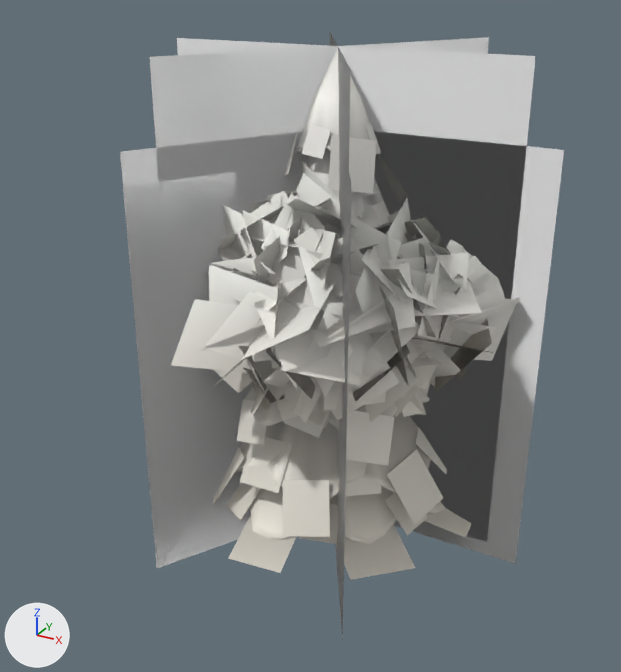
The glTF model dragonflyer/assets/arbres.glb, before and after one commit.
The view is the same before and after, from a camera (50 mm lens) standing at (10.41, -20.35, 15.08) and looking at (-0.42, -0.67, 5.24). The lights are fixed; the arrows at lower left show +X, +Y and +Z. The older version comes first. Where no turn or scale is listed for an object, it has been applied to the vertices. Vertices at exactly the same position are counted once.

The scene before the commit, as lines of its bpy script (objects in view):
```python
me_maillage_feuillu_loin = bpy.data.meshes.new('maillage_feuillu_loin')
me_maillage_feuillu_loin.from_pydata(...)  # 12 vertices, 6 faces; spans x -5.91..5.91, y -5.12..5.12, z -5.91..5.91
me_maillage_pin_loin = bpy.data.meshes.new('maillage_pin_loin')
me_maillage_pin_loin.from_pydata(...)  # 12 vertices, 6 faces; spans x -5.03..5.03, y -4.36..4.36, z -6.71..6.71
me_maillage_pin_pres = bpy.data.meshes.new('maillage_pin_pres')
me_maillage_pin_pres.from_pydata(...)  # 1600 vertices, 2456 faces; spans x -4.53..4.53, y -4.7..4.7, z -6.66..6.66
me_maillage_pin_pres.materials.append(mat_defaultmaterial)
ob_t_feuillu_1 = bpy.data.objects.new('T_feuillu_1', me_maillage_feuillu_loin)
ob_t_feuillu_1.location = (0.0, 0.0, 5.11)
ob_t_pin_0 = bpy.data.objects.new('T_pin_0', me_maillage_pin_pres)
ob_t_pin_0.location = (0.05, 0.01, 6.34)
ob_t_pin_1 = bpy.data.objects.new('T_pin_1', me_maillage_pin_loin)
ob_t_pin_1.location = (0.0, 0.0, 6.34)
# also in view: 'T_feuillu_0' at (0.24, 0.19, 5.11)
```
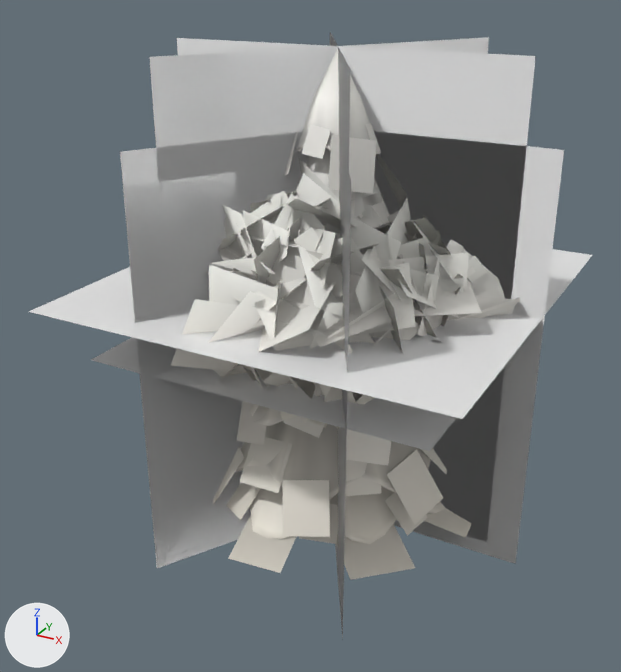
Changed parts and their boxes [x1, y1, x2, y2] in the pictures (621 x 672 px):
'T_feuillu_1', reshaped (27% wider): before [120, 131, 564, 641]; after [29, 131, 592, 641]
'T_pin_1', reshaped (15% wider): before [150, 32, 536, 542]; after [91, 32, 536, 542]
part 1 of me_maillage_pin_loin, added: after [91, 337, 456, 451]
part 2 of me_maillage_feuillu_loin, added: after [29, 249, 592, 419]

Diff of the bpy script that builds the scene:
```diff
--- a/dragonflyer/assets/arbres.glb.py
+++ b/dragonflyer/assets/arbres.glb.py
@@ me_maillage_pin_loin @@
 # used by ob_t_pin_1; location = (0.0, 0.0, 6.34)
 # verts and faces of me_maillage_pin_loin; kept vertices keep their numbers, new ones are numbered from 12
-me_maillage_pin_loin.from_pydata(...)  # 12 vertices, 6 faces; spans x -5.03..5.03, y -4.36..4.36, z -6.71..6.71
+me_maillage_pin_loin.from_pydata(...)  # 16 vertices, 8 faces; spans x -5.03..5.03, y -4.86..4.86, z -6.71..6.71
+# me_maillage_pin_loin part 1
+verts[12] = (-4.86, -4.86, -1.14)  # pixel (90, 359)
+verts[13] = (4.86, -4.86, -1.14)  # pixel (429, 451)
+verts[14] = (4.86, 4.86, -1.14)
+verts[15] = (-4.86, 4.86, -1.14)
+faces += [(12, 13, 14), (12, 14, 15)]
@@ me_maillage_feuillu_loin @@
 # used by ob_t_feuillu_1; location = (0.0, 0.0, 5.11)
 # verts and faces of me_maillage_feuillu_loin; kept vertices keep their numbers, new ones are numbered from 12
-me_maillage_feuillu_loin.from_pydata(...)  # 12 vertices, 6 faces; spans x -5.91..5.91, y -5.12..5.12, z -5.91..5.91
+me_maillage_feuillu_loin.from_pydata(...)  # 16 vertices, 8 faces; spans x -5.91..5.91, y -5.85..5.85, z -5.91..5.91
+# me_maillage_feuillu_loin part 2
+verts[12] = (-5.85, -5.85, 1.65)  # pixel (28, 311)
+verts[13] = (5.85, -5.85, 1.65)  # pixel (462, 419)
+verts[14] = (5.85, 5.85, 1.65)  # pixel (592, 255)
+verts[15] = (-5.85, 5.85, 1.65)
+faces += [(12, 13, 14), (12, 14, 15)]
```
